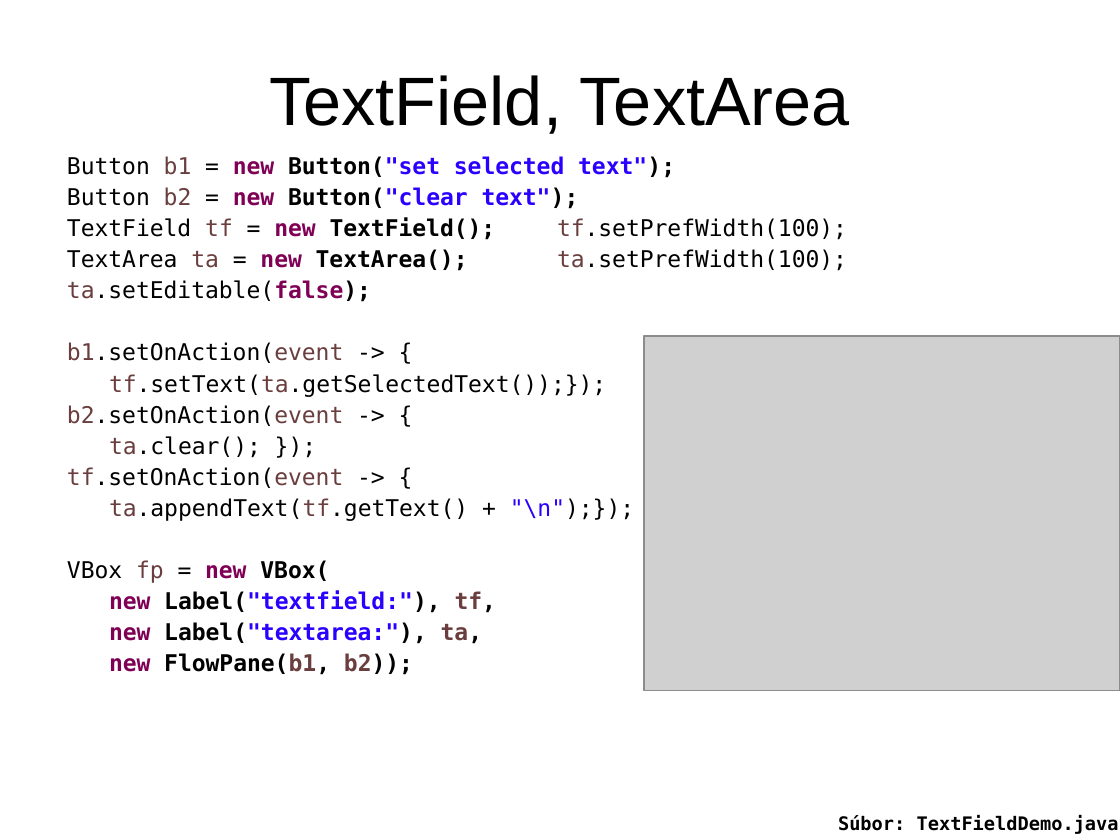
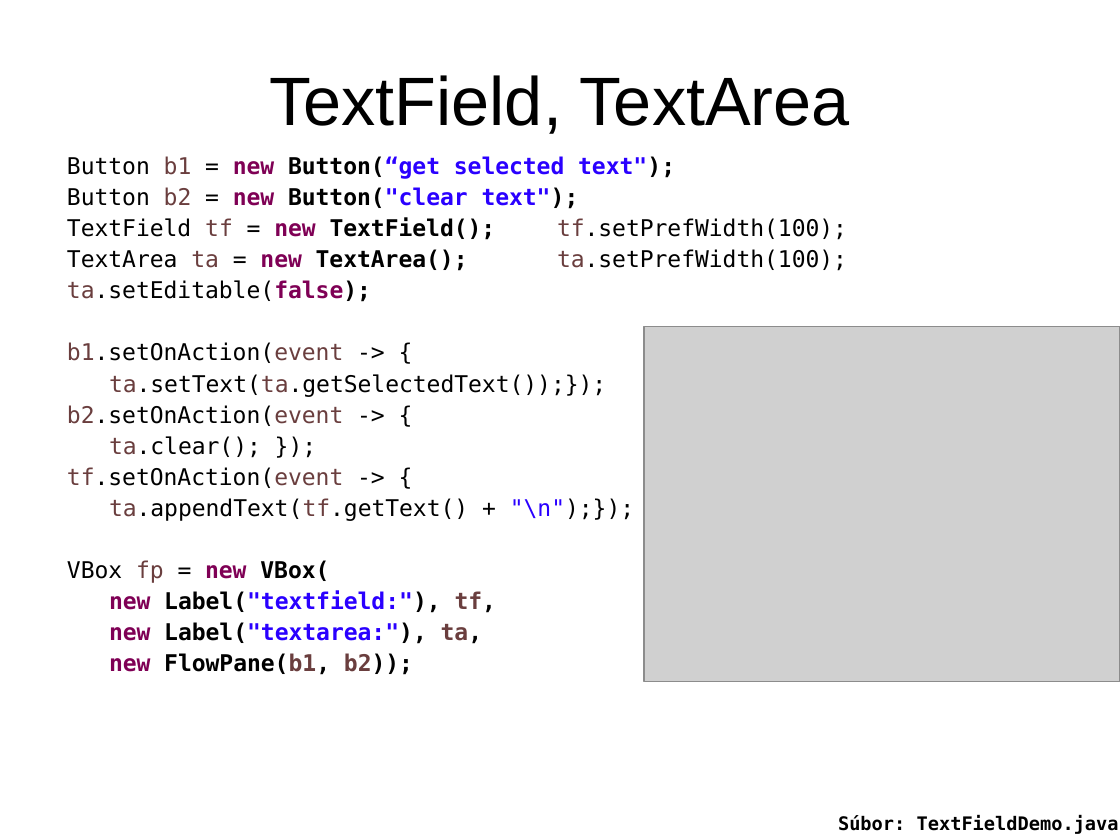
Before and after one commit to Programovanie4/Prednasky, a slide deck: slide 12 of 10/10_java.ppt. Drawn at 1120x840 pixels with LibreOffice and Linux fonts; fonts in the diff are those of the drawing; grey boxes stand for pictures. Boxes give left, top, right and bottom in pixels: in the first picture for what was removed or moved away, otherwise in the second. Text is boxed around its words. In the diff, an @@ line names an element or a change of style, - is before the commit and + after.

```diff
--- a/10/10_java.ppt
+++ b/10/10_java.ppt
@@ text at (67, 156, 675, 179): text changed @@
-Button b1 = new Button("set selected text");
+Button b1 = new Button(“get selected text");
@@ picture: place and size @@
-picture at (644, 336, 1120, 691)
+picture at (644, 327, 1120, 682)
@@ text at (109, 374, 606, 397): text changed @@
-tf.setText(ta.getSelectedText());});
+ta.setText(ta.getSelectedText());});
```
Also in this commit, not shown: 1 other slide changed, 1 slide added, 3 other files.
